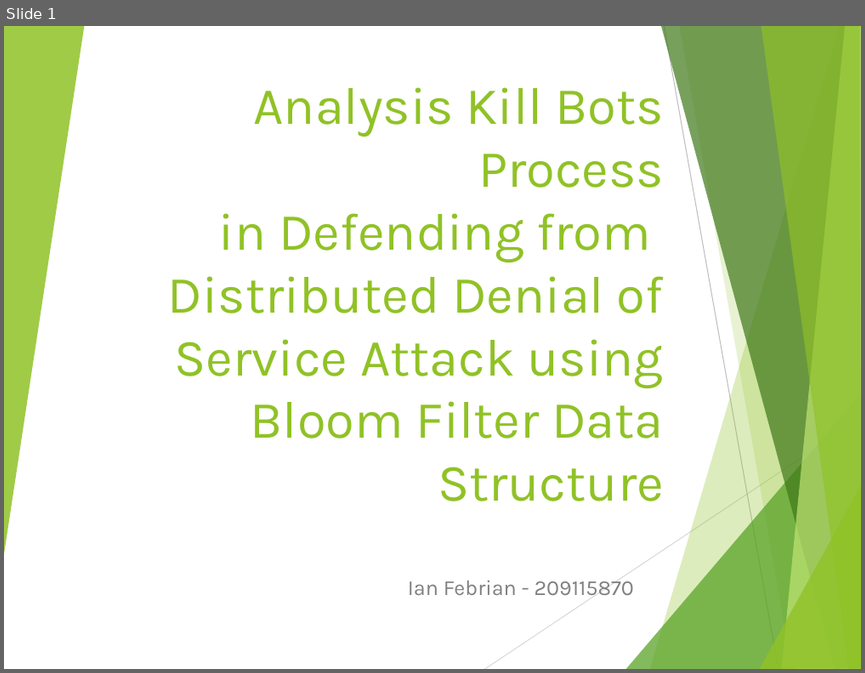
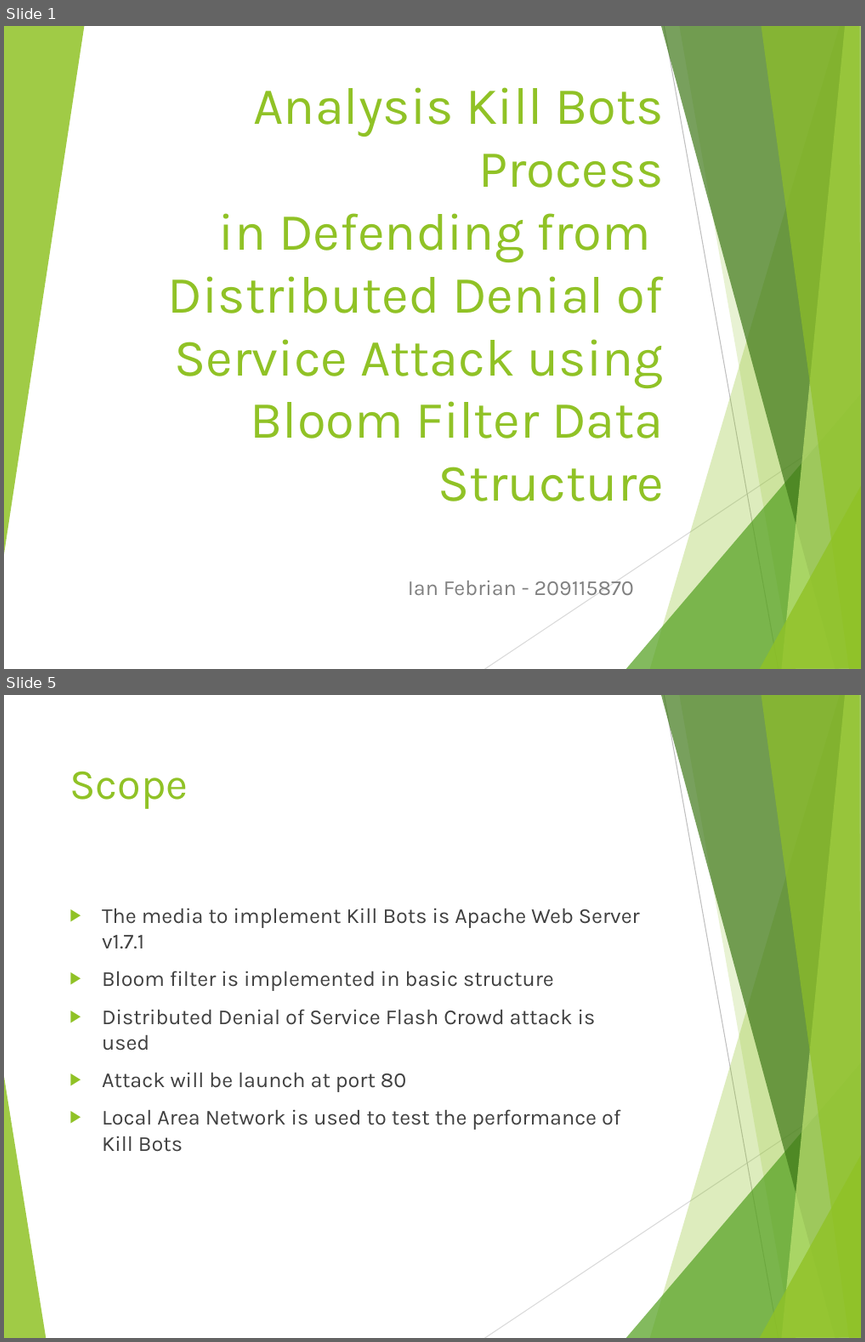
Before and after one commit to iankinch84/TugasAkhirSTTS, a slide deck: _TUGAS AKHIR/BUKU/Current/Presentasi/Presentasi Seminar.pptx. Shown one above the other, each under a label of ours: slide 1 before the commit, slides 1 and 5 after it; the slides between them are not shown. The pictures are 865x673 and 865x1342 pixels, drawn with LibreOffice and Linux fonts; fonts in the diff are those of the drawing. Boxes give left, top, right and bottom in pixels: in the first picture for what was removed or moved away, otherwise in the second. Text is boxed around its words. In the diff, an @@ line names an element or a change of style, - is before the commit and + after.

```diff
--- a/_TUGAS AKHIR/BUKU/Current/Presentasi/Presentasi Seminar.pptx
+++ b/_TUGAS AKHIR/BUKU/Current/Presentasi/Presentasi Seminar.pptx
@@ slide 5 added at bbox=[4, 695, 861, 1338], background #FFFFFF; not listed: 9 template elements that a slide beside it also shows @@
@@ title added at bbox=[69, 771, 188, 809], 36 pt, text #90C226 @@
+Scope
@@ text added at bbox=[102, 907, 640, 1151], 18 pt, text #404040 @@
+▶ The media to implement Kill Bots is Apache Web Server v1.7.1
+▶ Bloom filter is implemented in basic structure
+▶ Distributed Denial of Service Flash Crowd attack is used
+▶ Attack will be launch at port 80
+▶ Local Area Network is used to test the performance of Kill Bots
@@ freeform shape added at bbox=[4, 1072, 46, 1338], fill #90C226 at 85% opacity @@
```
Also in this commit, not shown: 1 slide changed, 31 other slides added, 1 slide removed, 9 other files.
